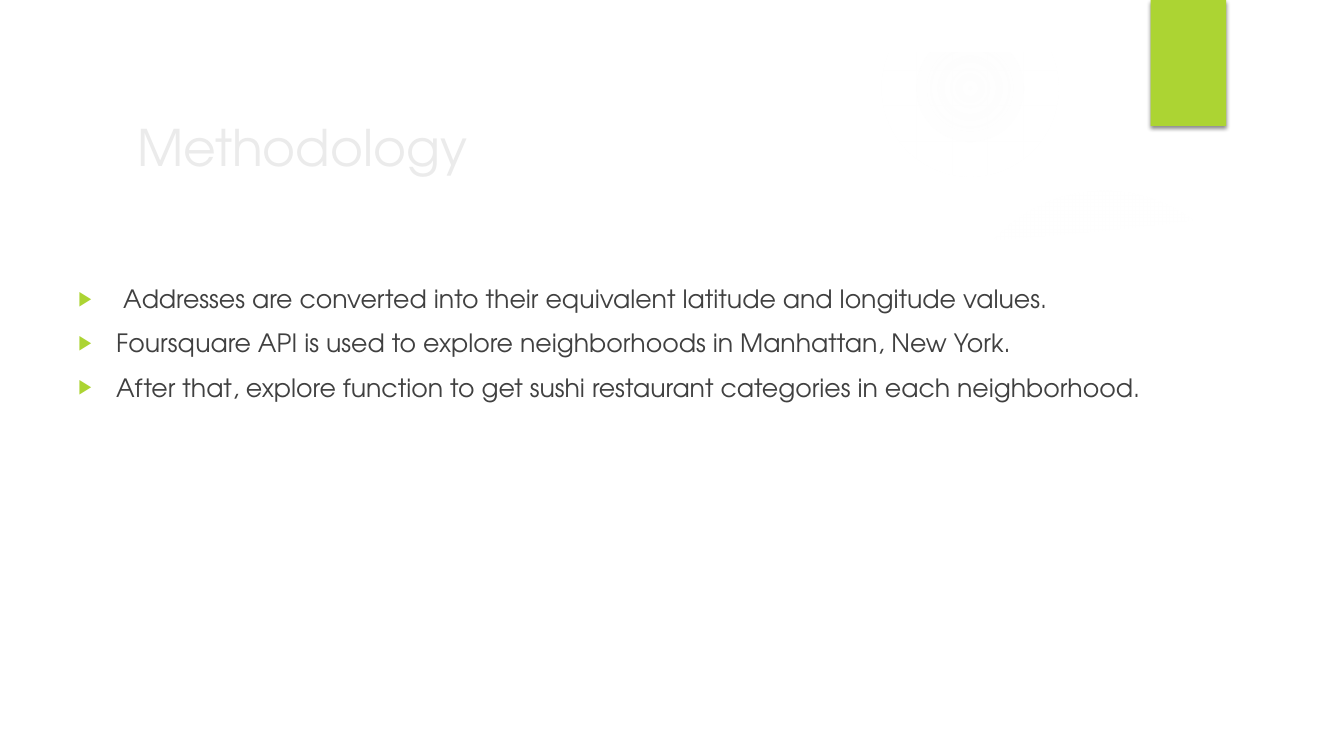
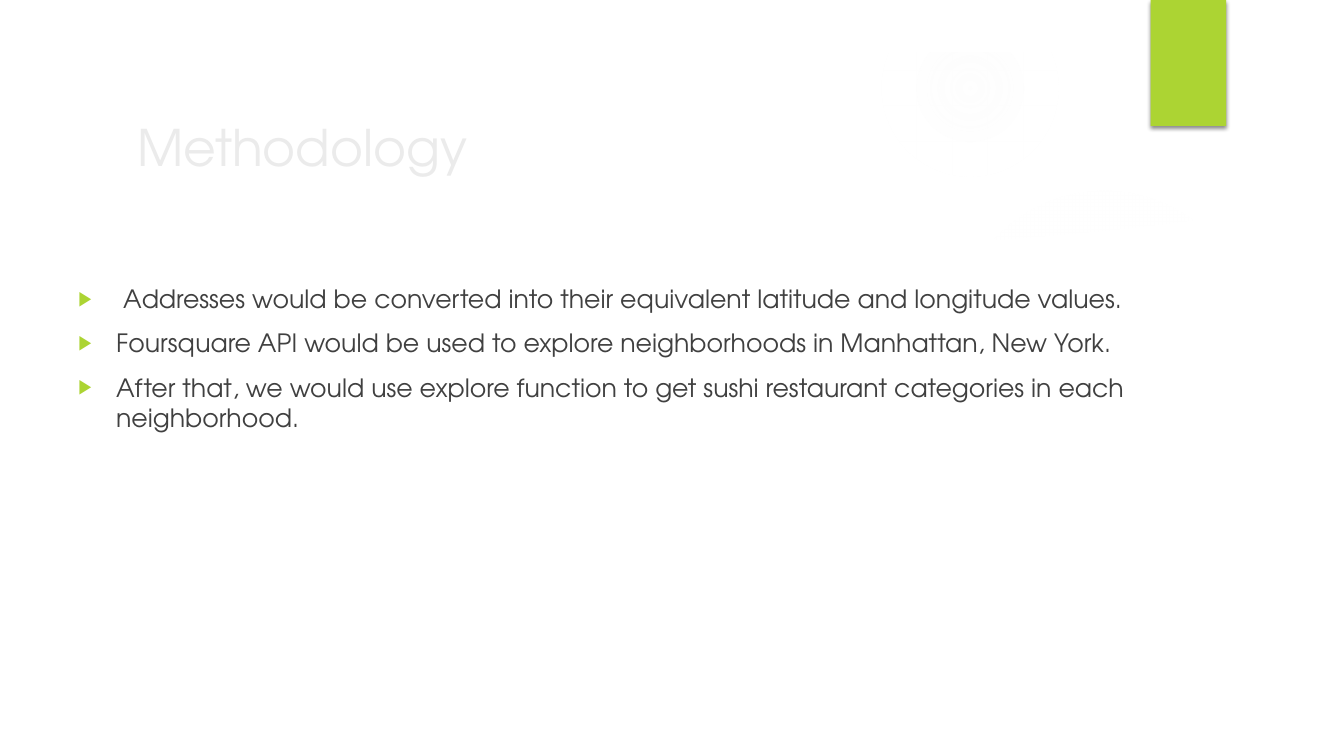
Before and after one commit to RaviTejaMandapati89/Github-and-IBM-Integration-capstone, a slide deck: slide 6 of project_presentation.pptx. Drawn at 1344x756 pixels with LibreOffice and Linux fonts; fonts in the diff are those of the drawing; background and template pictures are left out. Boxes give left, top, right and bottom in pixels: in the first picture for what was removed or moved away, otherwise in the second. Text is boxed around its words. In the diff, an @@ line names an element or a change of style, - is before the commit and + after.

```diff
--- a/project_presentation.pptx
+++ b/project_presentation.pptx
@@ text at [116,289,1124,433]: text changed @@
-▶ Addresses are converted into their equivalent latitude and longitude values.
-▶ Foursquare API is used to explore neighborhoods in Manhattan, New York.
-▶ After that, explore function to get sushi restaurant categories in each neighborhood.
+▶ Addresses would be converted into their equivalent latitude and longitude values.
+▶ Foursquare API would be used to explore neighborhoods in Manhattan, New York.
+▶ After that, we would use explore function to get sushi restaurant categories in each neighborhood.
```
Also in this commit, not shown: 13 other slides changed.
